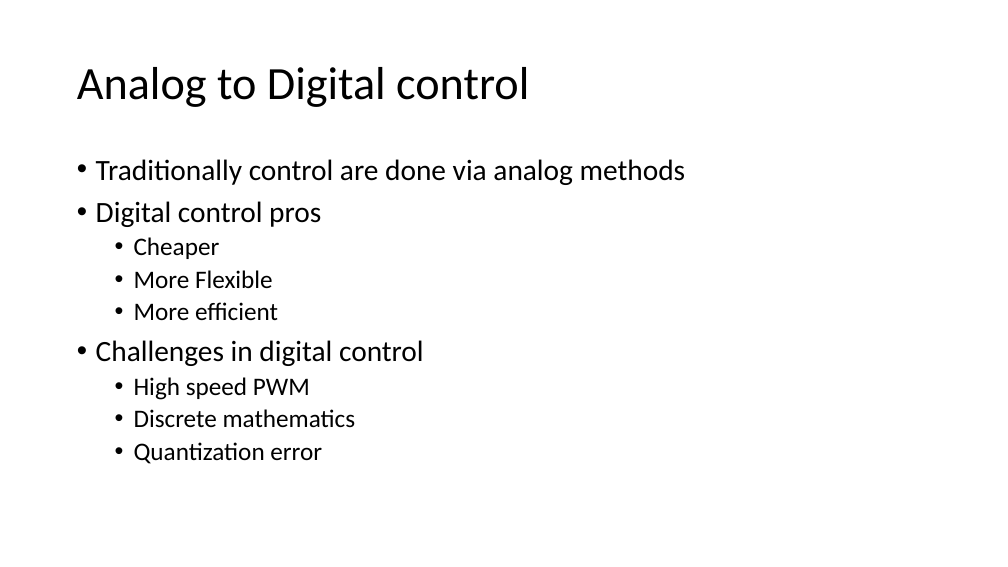
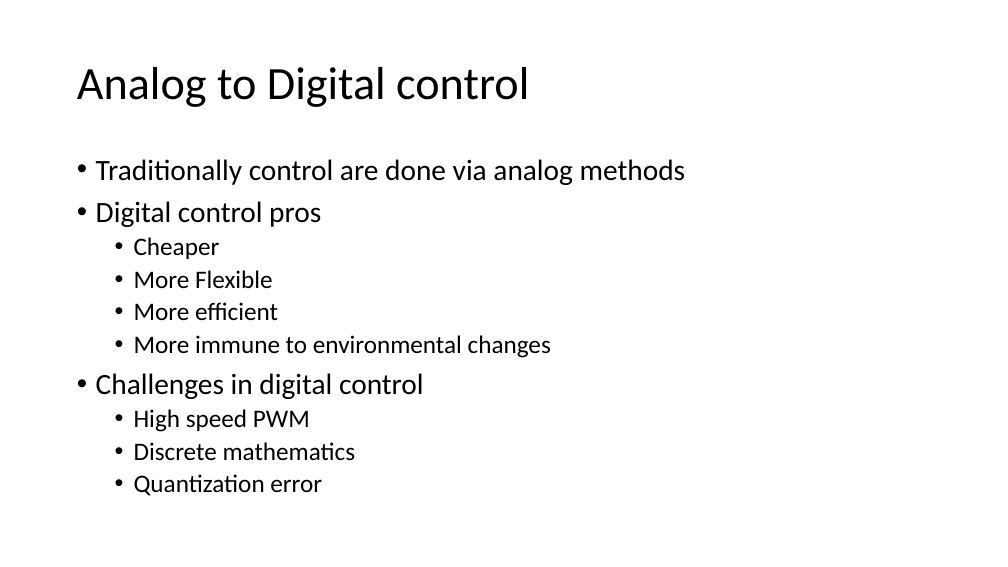
Before and after one commit to goose1987/EE542, a slide deck: slide 7 of Talk 1 power conversion.pptx (slide 6 before the commit). Drawn at 1008x567 pixels with LibreOffice and Linux fonts; fonts in the diff are those of the drawing. Boxes give left, top, right and bottom in pixels: in the first picture for what was removed or moved away, otherwise in the second. Text is boxed around its words. In the diff, an @@ line names an element or a change of style, - is before the commit and + after.

```diff
--- a/Talk 1 power conversion.pptx
+++ b/Talk 1 power conversion.pptx
@@ text at (x1=134, y1=335, x2=551, y2=358): paragraph added @@
+  • More immune to environmental changes
```
Also in this commit, not shown: 2 other slides changed, 4 slides added, 1 slide removed.
